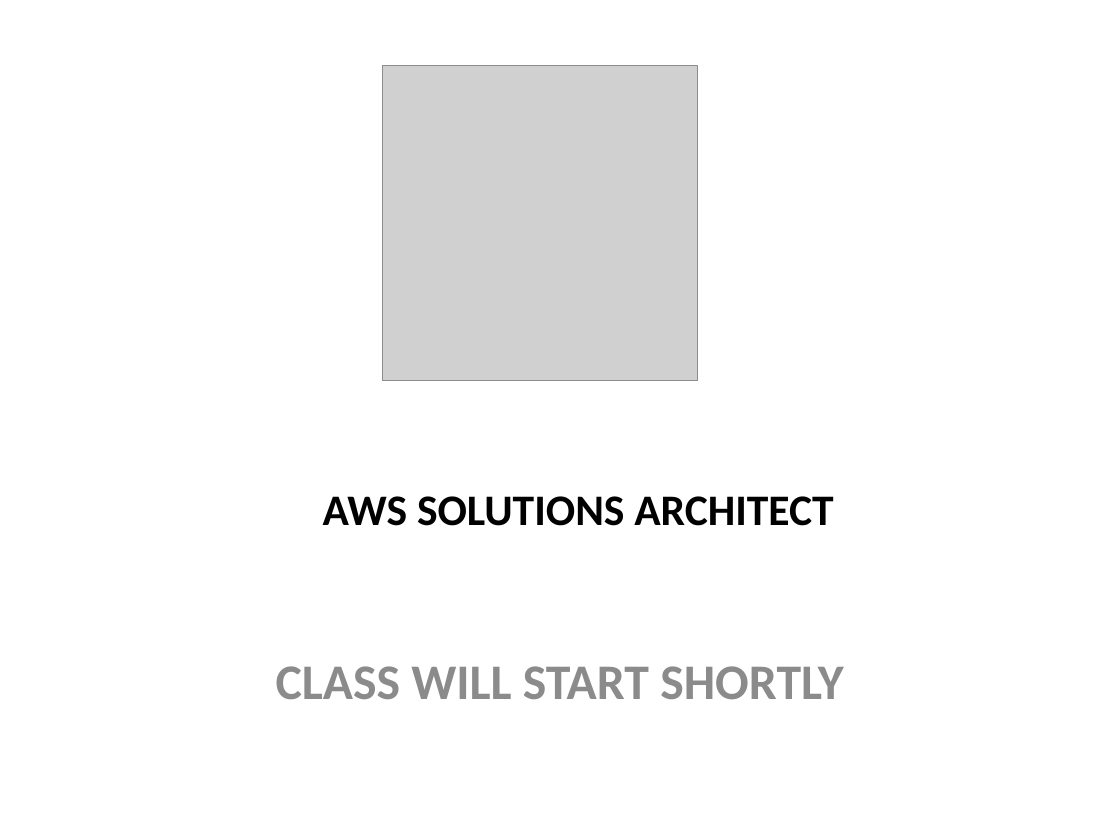
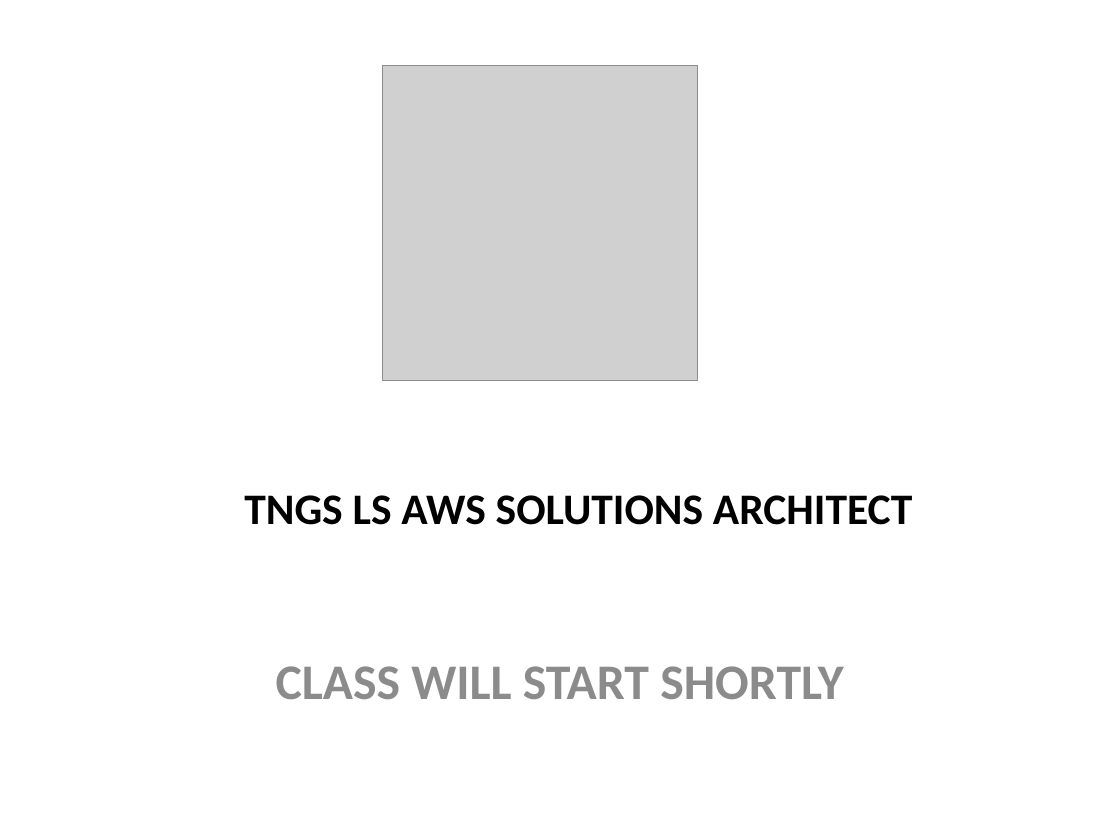
Before and after one commit to godwillngwanah/AWS-Sol-Arch-02, a slide deck: slide 2 of Batch-07/Proff Lecture Material/LET’S TAKE A SHORT BREAK.pptx. Drawn at 1120x840 pixels with LibreOffice and Linux fonts; fonts in the diff are those of the drawing; grey boxes stand for pictures. Boxes give left, top, right and bottom in pixels: in the first picture for what was removed or moved away, otherwise in the second. Text is boxed around its words. In the diff, an @@ line names an element or a change of style, - is before the commit and + after.

```diff
--- a/Batch-07/Proff Lecture Material/LET’S TAKE A SHORT BREAK.pptx
+++ b/Batch-07/Proff Lecture Material/LET’S TAKE A SHORT BREAK.pptx
@@ text at <box>244,495,912,525</box>: text changed @@
-AWS SOLUTIONS ARCHITECT
+TNGS LS AWS SOLUTIONS ARCHITECT
```
Also in this commit, not shown: 27 other files.
